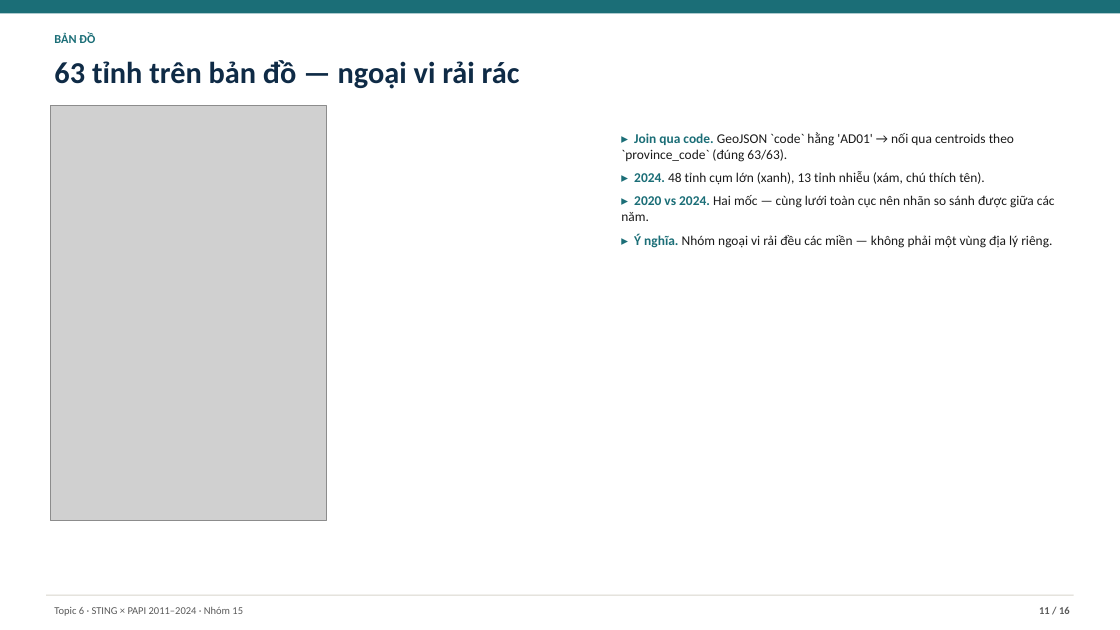
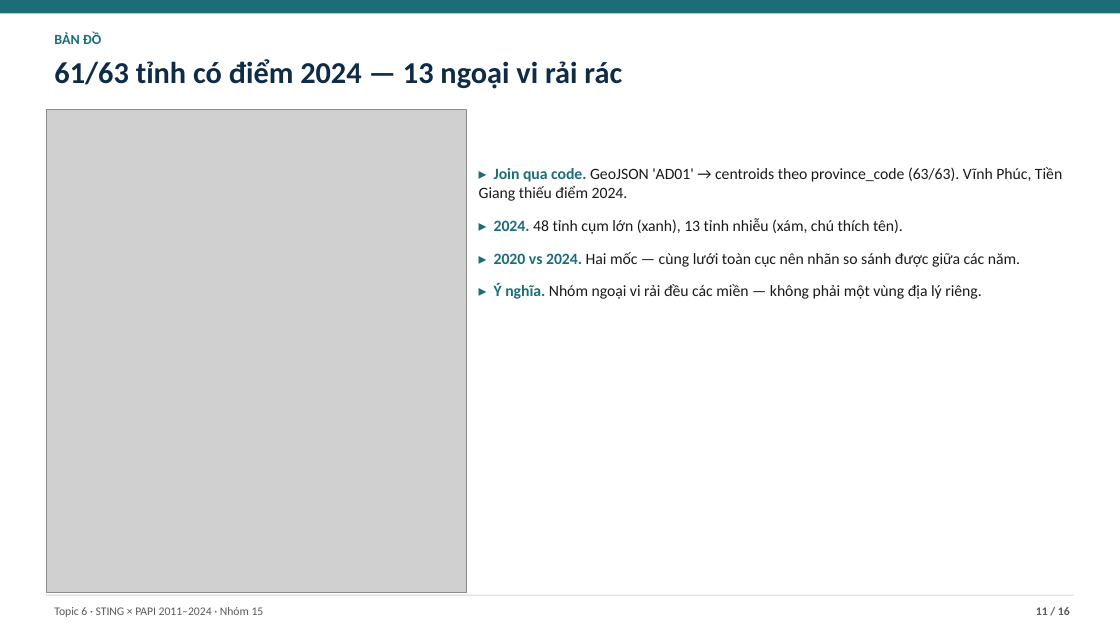
Before and after one commit to JasonTM17/Grid_Based_Sociology, a slide deck: slide 11 of slides/final.pptx. Drawn at 1120x630 pixels with LibreOffice and Linux fonts; fonts in the diff are those of the drawing; grey boxes stand for pictures. Boxes give left, top, right and bottom in pixels: in the first picture for what was removed or moved away, otherwise in the second. Text is boxed around its words. In the diff, an @@ line names an element or a change of style, - is before the commit and + after.

```diff
--- a/slides/final.pptx
+++ b/slides/final.pptx
@@ text "BẢN ĐỒ" at <box>54,33,101,44</box>: size 10.5 to 12 pt @@
@@ text at <box>54,59,622,89</box>: text changed @@
-63 tỉnh trên bản đồ — ngoại vi rải rác
+61/63 tỉnh có điểm 2024 — 13 ngoại vi rải rác
@@ picture: place and size @@
-picture at <box>50,105,326,521</box>
+picture at <box>46,109,466,592</box>
@@ text "▸ Join qua code. GeoJSON ...": place and size @@
-text "▸ Join qua code. GeoJSON ..." at <box>621,132,1055,248</box>
+text "▸ Join qua code. GeoJSON ..." at <box>479,167,1062,299</box>
@@ text at <box>479,167,1062,201</box>: text changed; size 11.5 to 13.5 pt @@
-▸ Join qua code. GeoJSON `code` hằng 'AD01' → nối qua centroids theo `province_code` (đúng 63/63).
+▸ Join qua code. GeoJSON 'AD01' → centroids theo province_code (63/63). Vĩnh Phúc, Tiền Giang thiếu điểm 2024.
@@ text at <box>494,218,1020,299</box>: size 11.5 to 13.5 pt in "▸ 2024. 48 tỉnh cụm lớn (xanh), ...", "▸ 2020 vs 2024. Hai mốc — ...", "▸ Ý nghĩa. Nhóm ngoại vi rải ..."; more space between paragraphs @@
@@ text "Topic 6 · STING × ..." at <box>54,607,264,617</box>: size 9 to 10 pt @@
@@ text "11 / 16" at <box>1036,607,1070,615</box>: size 9 to 10 pt @@
```
Also in this commit, not shown: 14 other slides changed, 13 other files.
